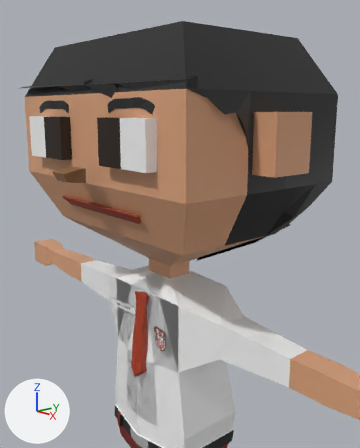
Two versions of the Blender file Assets_Blender/Characters/Budi.blend, one commit apart.
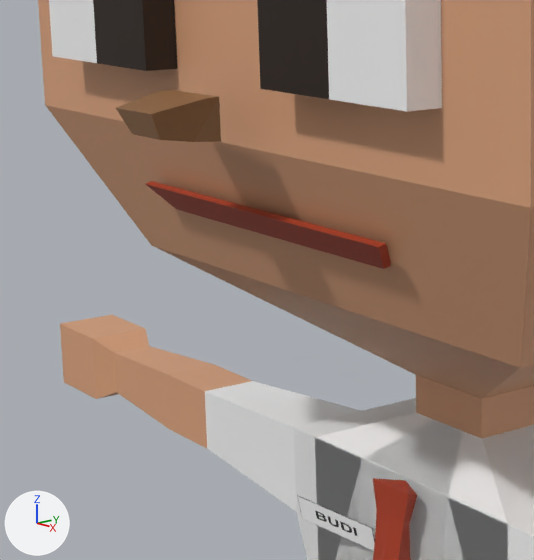
There are two pictures of each version: one from a 50 mm camera at (1.447, -1.324, 2.696) aimed at (0.125, -0.208, 2.306), one close up on the part from 4% to 52% of the width and 31% to 71% of the height. Lighting does not change. The marker at lower left points along +X, +Y and +Z. The last two pictures show the newer version.

The first close-up shows 'Body', 'EmblemName', 'Mouth', 'Nose', 'Shirt', 'Tie'.
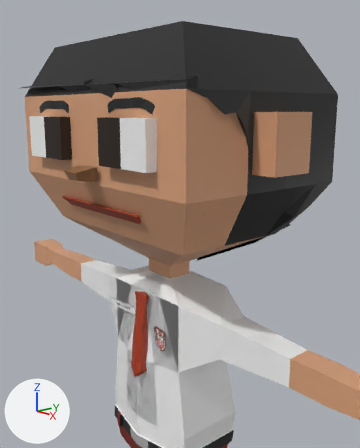
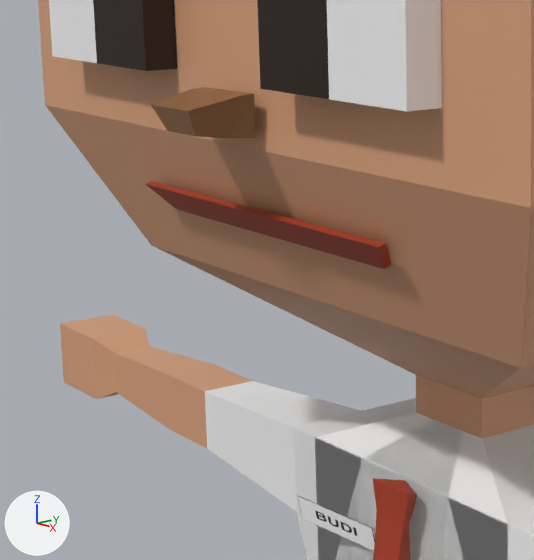
Commit message: Save progress pembuatan Karakter Budi

Edits to the bpy script that builds the scene:
```text
Change ob_nose:
    ob_nose.location: (0.0192, -0.622, 1.138) -> (0.0192, -0.577, 1.138)
```

What differs and where, as boxes [x1, y1, x2, y2] in the close-ups (534 x 560 px):
'Nose', moved
    before: [116, 90, 221, 142]
    after: [151, 87, 256, 138]
